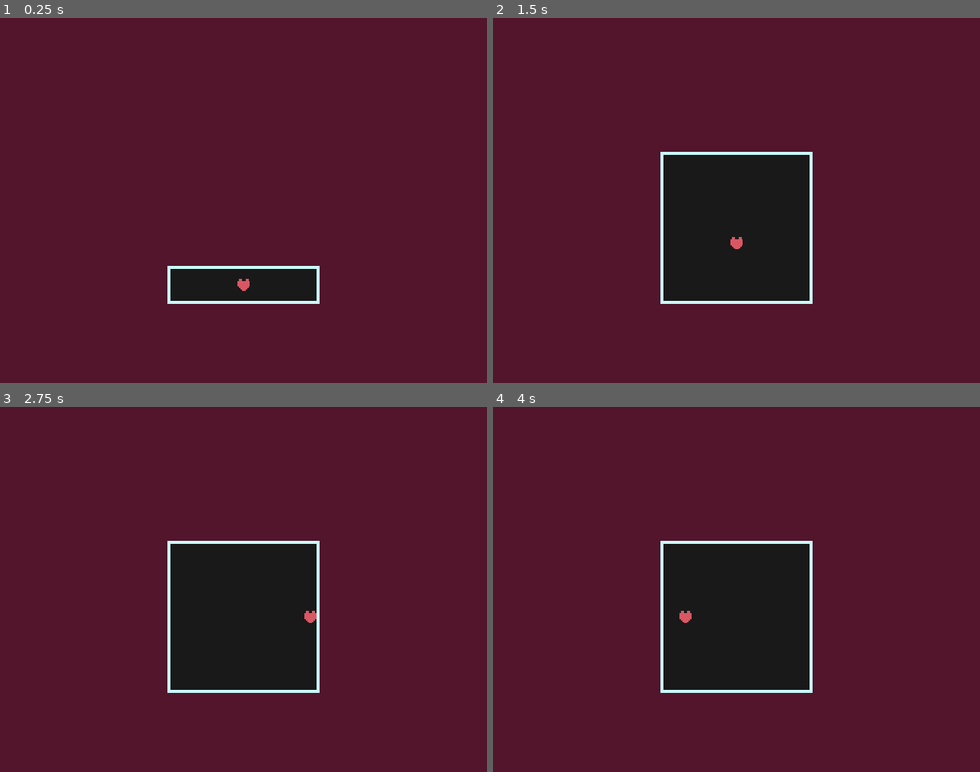
Above: before the commit, frames 1-4 (two rows, left to right).
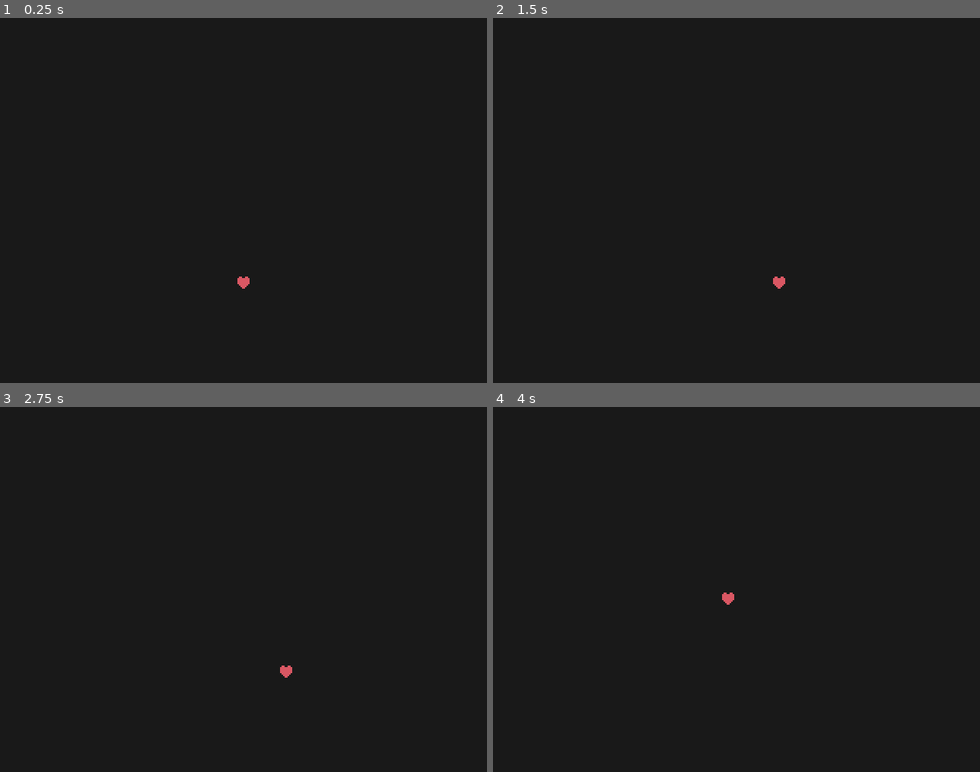
Above: after the commit, the same moments.

Repository: Kukalooka/Godotale
Game: Godot game, scene res://Scenes/fightSystem.tscn
Two runs of this game, one before a commit and one after it. Both use one fixed random seed, a clock stepped at 60 frames per second and the inputs below.
Inputs:
- Up to frame 1 (0.25 s): no input
- Up to frame 2 (1.5 s): tap Enter at 0.5 s; hold Right (ui_right) 0.53-1.28 s; hold K 0.53-1.28 s; hold Down (ui_down) from 1.28 s (still down); tap K at 1.35 s
- Up to frame 3 (2.75 s): release Down (ui_down) at 2.03 s; hold Right (ui_right) from 2.03 s (still down); hold K from 2.03 s (still down)
- Up to frame 4 (4 s): release Right (ui_right) at 2.78 s; release K at 2.78 s; hold Up (ui_up) 2.78-3.53 s; tap K at 2.85 s; hold Left (ui_left) from 3.53 s (still down); hold K from 3.53 s (still down)

The runs differ from the first frame. In frame 1, 97% of the frame differs, in the area x 0-100%, y 0-100%; in frame 2, 88%; in frame 3, 88%; in frame 4, 88%.
Error after the commit: Parse Error: Could not find type "BattleBg" in the current scope. (res://Scripts/Functionality/boxFunc.gd:17)

Commit message:
Reworked the box background system a little bit so it's useful in more situations

Diff:
--- a/Scenes/fightSystem.tscn
+++ b/Scenes/fightSystem.tscn
@@ -1,9 +1,11 @@
-[gd_scene load_steps=10 format=3 uid="uid://b2lyr3k3pre3c"]
+[gd_scene load_steps=12 format=3 uid="uid://b2lyr3k3pre3c"]
 
 [ext_resource type="Script" uid="uid://cb6pu5ibm3bnb" path="res://Scripts/Flow/master.gd" id="1_8pywo"]
 [ext_resource type="Script" uid="uid://ddxq6g32lnrng" path="res://Scripts/Functionality/charFunc.gd" id="2_x7v4w"]
 [ext_resource type="Texture2D" uid="uid://b3wagihnnskul" path="res://Assets/Visual/Player/heart.png" id="3_1ck7a"]
 [ext_resource type="Script" uid="uid://p4eckqcinrmp" path="res://Scripts/Functionality/boxFunc.gd" id="4_nnkry"]
+[ext_resource type="Script" uid="uid://cjgij31bcbkho" path="res://Scenes/bgGen.gd" id="5_x7v4w"]
+[ext_resource type="Script" uid="uid://b30qyqcpctho8" path="res://Scenes/bgSidesGen.gd" id="6_1ck7a"]
 
 [sub_resource type="RectangleShape2D" id="RectangleShape2D_u4th6"]
 size = Vector2(7.5, 7.5)
@@ -32,6 +34,7 @@
 offset_bottom = 480.0
 
 [node name="PlayerSoul" type="CharacterBody2D" parent="."]
+z_index = 1
 position = Vector2(320, 360)
 script = ExtResource("2_x7v4w")
 
@@ -45,6 +48,7 @@
 texture = ExtResource("3_1ck7a")
 
 [node name="Box" type="StaticBody2D" parent="." node_paths=PackedStringArray("player", "UIObject")]
+z_index = -1
 position = Vector2(320, 300)
 script = ExtResource("4_nnkry")
 defaultPosOffset = 65
@@ -69,3 +73,16 @@
 [node name="Box_Right" type="CollisionShape2D" parent="Box"]
 position = Vector2(68, 0)
 shape = SubResource("RectangleShape2D_xecyf")
+
+[node name="Background" type="Node2D" parent="Box" node_paths=PackedStringArray("sideBg", "Box_Top", "Box_Left")]
+z_index = -5
+script = ExtResource("5_x7v4w")
+sideBg = NodePath("../Background_Sides")
+Box_Top = NodePath("../Box_Top")
+Box_Left = NodePath("../Box_Left")
+
+[node name="Background_Sides" type="Node2D" parent="Box" node_paths=PackedStringArray("Box_Top", "Box_Left")]
+z_index = 1
+script = ExtResource("6_1ck7a")
+Box_Top = NodePath("../Box_Top")
+Box_Left = NodePath("../Box_Left")
--- a/Scripts/Functionality/boxFunc.gd
+++ b/Scripts/Functionality/boxFunc.gd
@@ -9,9 +9,12 @@
 
 @export var borderColor : Color
 @export var backgroundColor : Color
+@export var boxBgColor : Color
 
 @onready var viewportHeight = get_viewport().size.y
 @onready var viewportWidth = get_viewport().size.x
+
+@onready var bg : BattleBg = $Background
 
 func resize(x, y):
 	$Box_Top.shape.set_size(Vector2(x, borderWidth))
@@ -67,6 +70,9 @@
 	var mePosX = self.position.x
 	var mePosY = self.position.y
 
+	# Box background
+	bg.bgRedraw(-offset_x, -offset_y, topW, sideH)
+
 	# Left and Right
 	draw_rect(Rect2(-offset_x, -offset_y, sideW, sideH), borderColor)
 	draw_rect(Rect2(offset_x - borderWidth, -offset_y, sideW, sideH), borderColor)
@@ -74,20 +80,6 @@
 	# Top and Bottom
 	draw_rect(Rect2(-offset_x, -offset_y, topW, topH), borderColor)
 	draw_rect(Rect2(-offset_x, offset_y - borderWidth, topW, topH), borderColor)
-
-	# Dark background
-
-	# Left and Right
-	draw_rect(Rect2(-(viewportWidth / 2), -(viewportHeight / 2) - defaultPosOffset,
-			(self.position.x - $Box_Top.shape.size.x / 2), viewportHeight), backgroundColor)
-	draw_rect(Rect2($Box_Top.shape.size.x / 2, -(viewportHeight / 2) - defaultPosOffset,
-			viewportWidth, viewportHeight), backgroundColor)
-
-	# Top and Bottom
-	draw_rect(Rect2(-(viewportWidth / 2), -($Box_Left.shape.size.y / 2),
-			viewportWidth, -viewportHeight), backgroundColor)
-	draw_rect(Rect2(-(viewportWidth / 2), $Box_Left.shape.size.y / 2,
-			viewportWidth, viewportHeight), backgroundColor)
 	pass
 
 func _ready():
